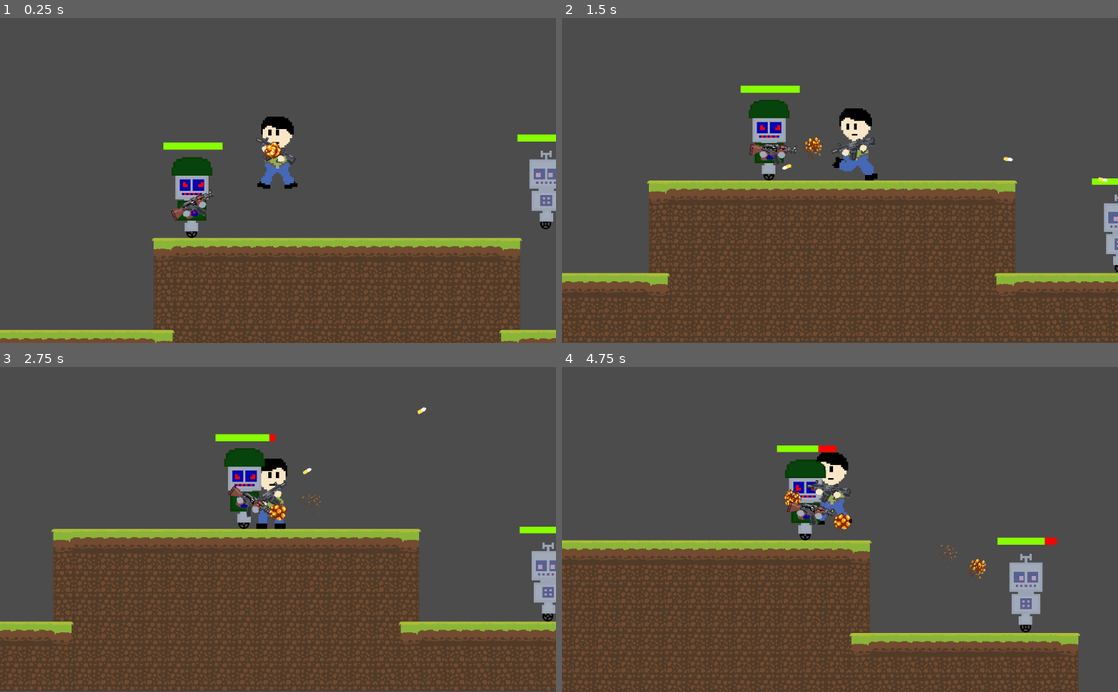
Above: before the commit, frames 1-4 (two rows, left to right).
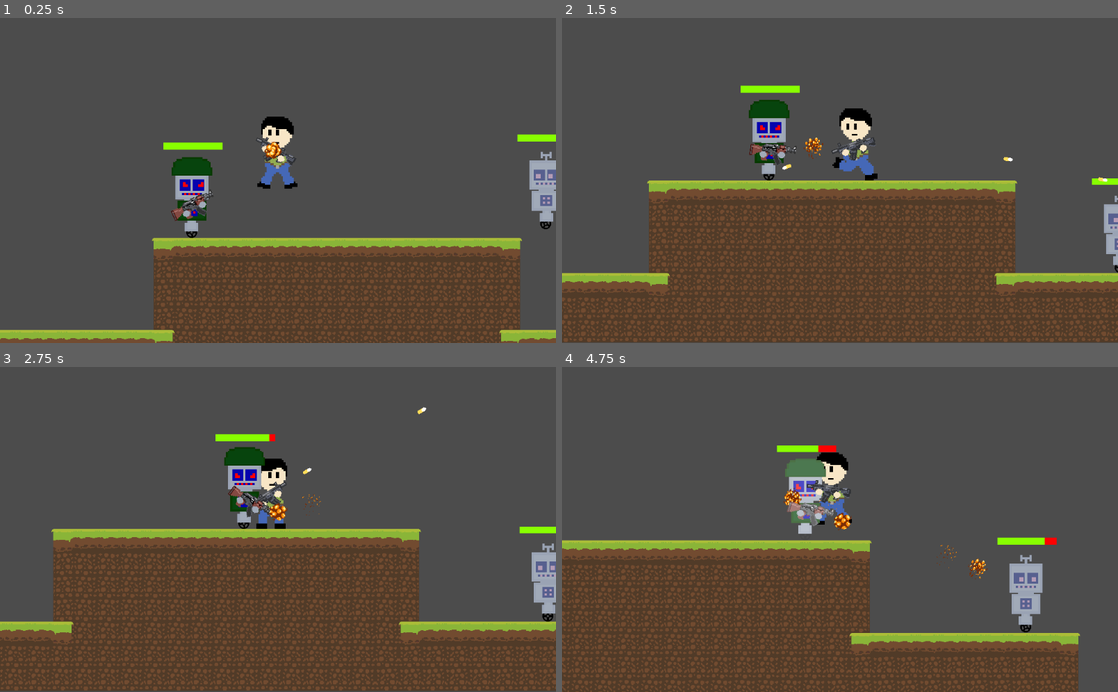
Above: after the commit, the same moments.

Repository: megarubber/green
Game: Godot game, scene res://levels/TestLevel.tscn
Two runs of this game, one before a commit and one after it. Both use one fixed random seed, a clock stepped at 60 frames per second and the inputs below.
Inputs (mouse positions are in pixels of both pictures, inside the frame that each line leads up to):
- Up to frame 1 (0.25 s): no input
- Up to frame 2 (1.5 s): move the mouse to (962, 164) at 0.52 s; press the mouse at (962, 164) at 0.53 s; hold Right (ui_right) from 0.53 s (still down); tap Up (ui_up) at 0.77 s; move the mouse to (728, 196) at 1.27 s; release the mouse at (728, 196) at 1.28 s; click (728, 196) at 1.35 s
- Up to frame 3 (2.75 s): tap Up (ui_up) at 1.52 s; move the mouse to (333, 458) at 2.02 s; release Right (ui_right) at 2.03 s; press the mouse at (333, 458) at 2.03 s; hold Left (ui_left) from 2.03 s (still down)
- Up to frame 4 (4.75 s): move the mouse to (812, 594) at 2.77 s; release Left (ui_left) at 2.78 s; release the mouse at (812, 594) at 2.78 s; hold Right (ui_right) 2.78-4.28 s; click (812, 594) at 2.85 s; tap Up (ui_up) at 3.02, 3.77, 4.52 s; move the mouse to (1006, 578) at 3.52 s; press the mouse at (1006, 578) at 3.53 s; move the mouse to (673, 480) at 4.27 s; release the mouse at (673, 480) at 4.28 s; hold Left (ui_left) from 4.28 s (still down); click (673, 480) at 4.35 s

The runs differ from the first frame. In frame 1, 0.1% of the frame differs, in the area x 95-100%, y 40-65%; in frame 2, less than 0.1%; in frame 3, 0.2%; in frame 4, 1.3%, in the area x 40-87%, y 28-82%.

Commit message:
fix: yield timer (BasicEnemy, FollowerEnemy & Bullets)

Diff:
--- a/enemy/sprites_enemy1/BasicEnemy.gd
+++ b/enemy/sprites_enemy1/BasicEnemy.gd
@@ -19,8 +19,8 @@
 onready var wheel = $Wheel
 onready var explosions = $Explosion
 
-# When starts, it will play hide explosions
 func _ready() -> void:
+	# When starts, it will play hide explosions
 	explosions.visible = false
 
 func _physics_process(_delta) -> void:
@@ -53,17 +53,17 @@
 		explosion.playing = true
 
 	# Sprite & lifebar invisibles
-	lifebar.visible = false
+	#lifebar.visible = false
 	sprite.visible = false
 	wheel.visible = false
 
 	# Wait a time before delete enemy
-	var t = Timer.new()
-	t.set_wait_time(0.3)
-	t.set_one_shot(true)
-	self.add_child(t)
-	t.start()
-	yield(t, "timeout")
+	var t_d = Timer.new()
+	t_d.set_wait_time(0.3)
+	t_d.set_one_shot(true)
+	self.add_child(t_d)
+	t_d.start()
+	yield(t_d, "timeout")
 	queue_free()
 
 # When bullet entered on damage area
--- a/enemy/sprites_enemy1/BasicEnemy.tscn
+++ b/enemy/sprites_enemy1/BasicEnemy.tscn
@@ -155,7 +155,7 @@
 position = Vector2( -2, 100 )
 scale = Vector2( 0.104576, 0.104576 )
 frames = SubResource( 6 )
-frame = 4
+frame = 5
 playing = true
 flip_h = true
 
@@ -164,10 +164,10 @@
 position = Vector2( -1, -5 )
 scale = Vector2( 0.613333, 0.613334 )
 frames = SubResource( 5 )
-frame = 1
 playing = true
 
 [node name="Explosion" type="Node2D" parent="."]
+visible = false
 position = Vector2( -23, -78 )
 scale = Vector2( 0.227539, 0.227539 )
 
--- a/enemy/sprites_enemy2/FollowerEnemy.gd
+++ b/enemy/sprites_enemy2/FollowerEnemy.gd
@@ -12,9 +12,14 @@
 onready var raycast = $RayCast2D
 onready var gun = $GunSprite
 onready var anim = $AnimationPlayer
+onready var head = $Head
 onready var eyes = $Head/Eyes
 onready var lifebar = $Lifebar
-onready var collider = $Collider
+onready var collider = $CollisionShape2D
+onready var damage_area = $DamageArea
+onready var explosions = $Explosion
+onready var body = $Body
+onready var detect_area = $DetectArea
 
 # Get Player Node
 onready var player_pos = get_parent().get_node("Player")
@@ -24,10 +29,21 @@
 var motion = Vector2()
 var direction = 1
 var speed = 0
+var timer = null
+var delay = 0.3
 
 func _ready():
-	# When created enemy, it's going to play default animation
+	# When created enemy, it will play default animation
 	anim.play("default")
+	# Explosions hide
+	explosions.visible = false
+
+	# Creating Timer
+	timer = Timer.new()
+	timer.set_one_shot(true)
+	timer.set_wait_time(delay)
+	timer.connect("timeout", self, "on_timeout_complete")
+	add_child(timer)
 
 # Flipping and Animation function
 func flip_and_animation() -> void:
@@ -55,7 +71,8 @@
 
 func _physics_process(_delta) -> void:
 	# Follow player's position
-	if founded:
+	# If enemy founded player
+	if founded && !lifebar.getDeath():
 		speed = SPEED_FOUNDED
 		if raycast.is_colliding():
 			motion = (player_pos.position - position).normalized()
@@ -69,7 +86,8 @@
 		# Basic Movement and Gravity
 		motion.y += GRAVITY
 		motion = move_and_slide(motion * speed)
-	else:
+	# Else: enemy runs like the basic enemy
+	elif !founded && !lifebar.getDeath():
 		speed = SPEED_NORMAL
 		# Basic Movement and Gravity
 		motion.x = speed * direction
@@ -80,7 +98,9 @@
 		if is_on_wall() || !raycast.is_colliding():
 			raycast.position.x *= -1
 			direction *= -1
-
+	else:
+		death()
+	# Call flip and animation function
 	flip_and_animation()
 
 func _on_Area2D_body_entered(_body) -> void:
@@ -89,5 +109,44 @@
 func _on_Area2D_body_exited(_body) -> void:
 	founded = false
 
-func _on_Collider_area_entered(_area):
+# Function that runs when the enemy dies
+func death():
+	# Disable collision (bullet & tileset)
+	damage_area.monitorable = false
+	damage_area.monitoring = false
+	collider.disabled = true
+	detect_area.monitorable = false
+	detect_area.monitoring = false
+
+	# Explosions visible
+	explosions.visible = true
+	for explosion in explosions.get_children():
+		# Each explosion will start play
+		explosion.playing = true
+
+	# Sprite & lifebar invisibles
+	#lifebar.visible = false
+	gun.visible = false
+	head.visible = false
+	wheel.visible = false
+	body.visible = false
+
+	# Wait a time before delete enemy
+	var t_d = Timer.new()
+	t_d.set_wait_time(0.3)
+	t_d.set_one_shot(true)
+	self.add_child(t_d)
+	t_d.start()
+	yield(t_d, "timeout")
+	queue_free()
+
+# When bullet entered on damage area
+func _on_DamageArea_area_entered(_area):
+	anim.play("flash")
+	# take damage
 	lifebar.damage(10)
+	timer.start()
+
+# When timer ends
+func on_timeout_complete() -> void:
+	anim.play("default")
--- a/enemy/sprites_enemy2/FollowerEnemy.tscn
+++ b/enemy/sprites_enemy2/FollowerEnemy.tscn
@@ -15,6 +15,32 @@
 [ext_resource path="res://enemy/sprites_enemy2/body.png" type="Texture" id=13]
 [ext_resource path="res://enemy/sprites_enemy2/head.png" type="Texture" id=14]
 [ext_resource path="res://others/lifebar/Lifebar.tscn" type="PackedScene" id=15]
+[ext_resource path="res://others/explosion/ex_7.png" type="Texture" id=16]
+[ext_resource path="res://others/explosion/ex_2.png" type="Texture" id=17]
+[ext_resource path="res://others/explosion/ex_4.png" type="Texture" id=18]
+[ext_resource path="res://others/explosion/ex_1.png" type="Texture" id=19]
+[ext_resource path="res://others/explosion/ex_5.png" type="Texture" id=20]
+[ext_resource path="res://others/explosion/ex_3.png" type="Texture" id=21]
+[ext_resource path="res://others/explosion/ex_6.png" type="Texture" id=22]
+[ext_resource path="res://others/explosion/ex_8.png" type="Texture" id=23]
+
+[sub_resource type="Shader" id=16]
+code = "shader_type canvas_item;
+render_mode blend_mix;
+
+uniform vec4 flash_color : hint_color = vec4(1.0);
+uniform float flash_modifier : hint_range(0.0, 1.0) = 0.0;
+
+void fragment() {
+	vec4 color = texture(TEXTURE, UV);
+	color.rgb = mix(color.rgb, flash_color.rgb, flash_modifier);
+	COLOR = color;
+}"
+
+[sub_resource type="ShaderMaterial" id=17]
+shader = SubResource( 16 )
+shader_param/flash_color = Color( 1, 1, 1, 1 )
+shader_param/flash_modifier = 0.0
 
 [sub_resource type="SpriteFrames" id=6]
 animations = [ {
@@ -23,6 +49,42 @@
 "name": "default",
 "speed": 20.0
 } ]
+
+[sub_resource type="Shader" id=14]
+code = "shader_type canvas_item;
+render_mode blend_mix;
+
+uniform vec4 flash_color : hint_color = vec4(1.0);
+uniform float flash_modifier : hint_range(0.0, 1.0) = 0.0;
+
+void fragment() {
+	vec4 color = texture(TEXTURE, UV);
+	color.rgb = mix(color.rgb, flash_color.rgb, flash_modifier);
+	COLOR = color;
+}"
+
+[sub_resource type="ShaderMaterial" id=15]
+shader = SubResource( 14 )
+shader_param/flash_color = Color( 1, 1, 1, 1 )
+shader_param/flash_modifier = 0.0
+
+[sub_resource type="Shader" id=21]
+code = "shader_type canvas_item;
+render_mode blend_mix;
+
+uniform vec4 flash_color : hint_color = vec4(1.0);
+uniform float flash_modifier : hint_range(0.0, 1.0) = 0.0;
+
+void fragment() {
+	vec4 color = texture(TEXTURE, UV);
+	color.rgb = mix(color.rgb, flash_color.rgb, flash_modifier);
+	COLOR = color;
+}"
+
+[sub_resource type="ShaderMaterial" id=22]
+shader = SubResource( 21 )
+shader_param/flash_color = Color( 1, 1, 1, 1 )
+shader_param/flash_modifier = 0.0
 
 [sub_resource type="SpriteFrames" id=8]
 animations = [ {
@@ -37,6 +99,24 @@
 "speed": 5.0
 } ]
 
+[sub_resource type="Shader" id=12]
+code = "shader_type canvas_item;
+render_mode blend_mix;
+
+uniform vec4 flash_color : hint_color = vec4(1.0);
+uniform float flash_modifier : hint_range(0.0, 1.0) = 0.0;
+
+void fragment() {
+	vec4 color = texture(TEXTURE, UV);
+	color.rgb = mix(color.rgb, flash_color.rgb, flash_modifier);
+	COLOR = color;
+}"
+
+[sub_resource type="ShaderMaterial" id=13]
+shader = SubResource( 12 )
+shader_param/flash_color = Color( 1, 1, 1, 1 )
+shader_param/flash_modifier = 0.0
+
 [sub_resource type="RectangleShape2D" id=4]
 extents = Vector2( 36.9076, 111.25 )
 
@@ -46,8 +126,94 @@
 [sub_resource type="RectangleShape2D" id=7]
 extents = Vector2( 601, 377.75 )
 
+[sub_resource type="Shader" id=18]
+code = "shader_type canvas_item;
+render_mode blend_mix;
+
+uniform vec4 flash_color : hint_color = vec4(1.0);
+uniform float flash_modifier : hint_range(0.0, 1.0) = 0.0;
+
+void fragment() {
+	vec4 color = texture(TEXTURE, UV);
+	color.rgb = mix(color.rgb, flash_color.rgb, flash_modifier);
+	COLOR = color;
+}"
+
+[sub_resource type="ShaderMaterial" id=19]
+shader = SubResource( 18 )
+shader_param/flash_color = Color( 1, 1, 1, 1 )
+shader_param/flash_modifier = 0.0
+
+[sub_resource type="SpriteFrames" id=23]
+animations = [ {
+"frames": [ ExtResource( 19 ), ExtResource( 17 ), ExtResource( 21 ), ExtResource( 18 ), ExtResource( 20 ), ExtResource( 22 ), ExtResource( 16 ), ExtResource( 23 ) ],
+"loop": true,
+"name": "default",
+"speed": 18.0
+} ]
+
 [sub_resource type="Animation" id=9]
 length = 0.001
+tracks/0/type = "value"
+tracks/0/path = NodePath("Head:material:shader_param/flash_modifier")
+tracks/0/interp = 1
+tracks/0/loop_wrap = true
+tracks/0/imported = false
+tracks/0/enabled = true
+tracks/0/keys = {
+"times": PoolRealArray( 0 ),
+"transitions": PoolRealArray( 1 ),
+"update": 0,
+"values": [ 0.0 ]
+}
+tracks/1/type = "value"
+tracks/1/path = NodePath("Wheel:material:shader_param/flash_modifier")
+tracks/1/interp = 1
+tracks/1/loop_wrap = true
+tracks/1/imported = false
+tracks/1/enabled = true
+tracks/1/keys = {
+"times": PoolRealArray( 0 ),
+"transitions": PoolRealArray( 1 ),
+"update": 0,
+"values": [ 0.0 ]
+}
+tracks/2/type = "value"
+tracks/2/path = NodePath("Body:material:shader_param/flash_modifier")
+tracks/2/interp = 1
+tracks/2/loop_wrap = true
+tracks/2/imported = false
+tracks/2/enabled = true
+tracks/2/keys = {
+"times": PoolRealArray( 0 ),
+"transitions": PoolRealArray( 1 ),
+"update": 0,
+"values": [ 0.0 ]
+}
+tracks/3/type = "value"
+tracks/3/path = NodePath("GunSprite:material:shader_param/flash_modifier")
+tracks/3/interp = 1
+tracks/3/loop_wrap = true
+tracks/3/imported = false
+tracks/3/enabled = true
+tracks/3/keys = {
+"times": PoolRealArray( 0 ),
+"transitions": PoolRealArray( 1 ),
+"update": 0,
+"values": [ 0.0 ]
+}
+tracks/4/type = "value"
+tracks/4/path = NodePath("Head/Eyes:material:shader_param/flash_modifier")
+tracks/4/interp = 1
+tracks/4/loop_wrap = true
+tracks/4/imported = false
+tracks/4/enabled = true
+tracks/4/keys = {
+"times": PoolRealArray( 0 ),
+"transitions": PoolRealArray( 1 ),
+"update": 0,
+"values": [ 0.0 ]
+}
 
 [sub_resource type="Animation" id=10]
 resource_name = "default"
@@ -79,12 +245,78 @@
 "values": [ ExtResource( 13 ) ]
 }
 
+[sub_resource type="Animation" id=20]
+resource_name = "flash"
+length = 0.3
+step = 0.01
+tracks/0/type = "value"
+tracks/0/path = NodePath("Head:material:shader_param/flash_modifier")
+tracks/0/interp = 1
+tracks/0/loop_wrap = true
+tracks/0/imported = false
+tracks/0/enabled = true
+tracks/0/keys = {
+"times": PoolRealArray( 0, 0.12, 0.3 ),
+"transitions": PoolRealArray( 1, 1, 1 ),
+"update": 0,
+"values": [ 0.0, 1.0, 0.0 ]
+}
+tracks/1/type = "value"
+tracks/1/path = NodePath("Wheel:material:shader_param/flash_modifier")
+tracks/1/interp = 1
+tracks/1/loop_wrap = true
+tracks/1/imported = false
+tracks/1/enabled = true
+tracks/1/keys = {
+"times": PoolRealArray( 0, 0.12, 0.3 ),
+"transitions": PoolRealArray( 1, 1, 1 ),
+"update": 0,
+"values": [ 0.0, 1.0, 0.0 ]
+}
+tracks/2/type = "value"
+tracks/2/path = NodePath("Body:material:shader_param/flash_modifier")
+tracks/2/interp = 1
+tracks/2/loop_wrap = true
+tracks/2/imported = false
+tracks/2/enabled = true
+tracks/2/keys = {
+"times": PoolRealArray( 0, 0.12, 0.3 ),
+"transitions": PoolRealArray( 1, 1, 1 ),
+"update": 0,
+"values": [ 0.0, 1.0, 0.0 ]
+}
+tracks/3/type = "value"
+tracks/3/path = NodePath("GunSprite:material:shader_param/flash_modifier")
+tracks/3/interp = 1
+tracks/3/loop_wrap = true
+tracks/3/imported = false
+tracks/3/enabled = true
+tracks/3/keys = {
+"times": PoolRealArray( 0, 0.12, 0.3 ),
+"transitions": PoolRealArray( 1, 1, 1 ),
+"update": 0,
+"values": [ 0.0, 1.0, 0.0 ]
+}
+tracks/4/type = "value"
+tracks/4/path = NodePath("Head/Eyes:material:shader_param/flash_modifier")
+tracks/4/interp = 1
+tracks/4/loop_wrap = true
+tracks/4/imported = false
+tracks/4/enabled = true
+tracks/4/keys = {
+"times": PoolRealArray( 0, 0.12, 0.3 ),
+"transitions": PoolRealArray( 1, 1, 1 ),
+"update": 0,
+"values": [ 0.0, 1.0, 0.0 ]
+}
+
 [node name="FollowerEnemy" type="KinematicBody2D"]
 collision_layer = 8
 collision_mask = 7
 script = ExtResource( 9 )
 
 [node name="Wheel" type="AnimatedSprite" parent="."]
+material = SubResource( 17 )
 position = Vector2( -2, 100 )
 scale = Vector2( 0.104576, 0.104576 )
 frames = SubResource( 6 )
@@ -92,18 +324,20 @@
 playing = true
 
 [node name="Head" type="Sprite" parent="."]
+material = SubResource( 15 )
 position = Vector2( -0.383204, -51.2653 )
 scale = Vector2( 0.613333, 0.613334 )
 texture = ExtResource( 14 )
 script = ExtResource( 1 )
 
 [node name="Eyes" type="AnimatedSprite" parent="Head"]
+material = SubResource( 22 )
 position = Vector2( 0, 25 )
 scale = Vector2( 1.1413, 1.1413 )
 frames = SubResource( 8 )
-animation = "angry"
 
 [node name="Body" type="Sprite" parent="."]
+material = SubResource( 13 )
 position = Vector2( -1, 53 )
 scale = Vector2( 0.613333, 0.613334 )
 texture = ExtResource( 13 )
@@ -112,13 +346,13 @@
 position = Vector2( -1, 3.75 )
 shape = SubResource( 4 )
 
-[node name="Collider" type="Area2D" parent="."]
+[node name="DamageArea" type="Area2D" parent="."]
 position = Vector2( -1, 53 )
 scale = Vector2( 0.613333, 0.613334 )
 collision_layer = 16
 collision_mask = 4
 
-[node name="CollisionShape2D" type="CollisionShape2D" parent="Collider"]
+[node name="CollisionShape2D" type="CollisionShape2D" parent="DamageArea"]
 position = Vector2( 1.54972e-06, -79.8912 )
 shape = SubResource( 11 )
 
@@ -136,6 +370,7 @@
 shape = SubResource( 7 )
 
 [node name="GunSprite" type="Sprite" parent="."]
+material = SubResource( 19 )
 position = Vector2( 4, 31 )
 scale = Vector2( 2.5, 2.5 )
 texture = ExtResource( 10 )
@@ -145,9 +380,40 @@
 [node name="Muzzle" type="Position2D" parent="GunSprite"]
 position = Vector2( 21.2, -8 )
 
+[node name="Explosion" type="Node2D" parent="."]
+visible = false
+position = Vector2( -23, -78 )
+scale = Vector2( 0.227539, 0.227539 )
+
+[node name="1" type="AnimatedSprite" parent="Explosion"]
+modulate = Color( 0.607843, 1, 0, 1 )
+position = Vector2( -17.5794, 681.202 )
+frames = SubResource( 23 )
+
+[node name="2" type="AnimatedSprite" parent="Explosion"]
+modulate = Color( 0.607843, 1, 0, 1 )
+position = Vector2( 13.1845, 57.1331 )
+frames = SubResource( 23 )
+
+[node name="3" type="AnimatedSprite" parent="Explosion"]
+modulate = Color( 0.607843, 1, 0, 1 )
+position = Vector2( 241.717, 184.584 )
+frames = SubResource( 23 )
+
+[node name="4" type="AnimatedSprite" parent="Explosion"]
+modulate = Color( 0.607843, 1, 0, 1 )
+position = Vector2( -87.897, 351.588 )
+frames = SubResource( 23 )
+
+[node name="5" type="AnimatedSprite" parent="Explosion"]
+modulate = Color( 0.607843, 1, 0, 1 )
+position = Vector2( 210.953, 443.88 )
+frames = SubResource( 23 )
+
 [node name="AnimationPlayer" type="AnimationPlayer" parent="."]
 anims/RESET = SubResource( 9 )
 anims/default = SubResource( 10 )
+anims/flash = SubResource( 20 )
 
 [node name="Lifebar" parent="." instance=ExtResource( 15 )]
 margin_left = -80.0
@@ -156,6 +422,6 @@
 margin_bottom = -84.0
 rect_scale = Vector2( 0.3, 0.3 )
 
-[connection signal="area_entered" from="Collider" to="." method="_on_Collider_area_entered"]
+[connection signal="area_entered" from="DamageArea" to="." method="_on_DamageArea_area_entered"]
 [connection signal="body_entered" from="DetectArea" to="." method="_on_Area2D_body_entered"]
 [connection signal="body_exited" from="DetectArea" to="." method="_on_Area2D_body_exited"]
--- a/guns/EnemyGun.gd
+++ b/guns/EnemyGun.gd
@@ -8,6 +8,8 @@
 # Variables
 var can_fire = true
 var velocity = Vector2(0, 0)
+var timer = null
+var delay = 0.5
 
 # Scene Referecing
 var bullet = preload("res://others/bullet/EnemyBullet.tscn")
@@ -17,7 +19,18 @@
 onready var player_pos = get_tree().current_scene.get_node("Player")
 
 func _ready() -> void:
+	# Creating Timer
+	timer = Timer.new()
+	timer.set_one_shot(true)
+	timer.set_wait_time(delay)
+	timer.connect("timeout", self, "on_timeout_complete")
+	add_child(timer)
+
 	set_as_toplevel(true)
+
+# When timer ends
+func on_timeout_complete() -> void:
+	can_fire = true
 
 func shotting() -> void: # Shotting with gun
 	var bullet_instance = bullet.instance()
@@ -31,8 +44,7 @@
 
 	get_parent().add_child(bullet_instance)
 	can_fire = false
-	yield(get_tree().create_timer(0.5), "timeout")
-	can_fire = true
+	timer.start()
 
 func _physics_process(_delta: float) -> void:
 	position += velocity
--- a/others/bullet/Bullet.gd
+++ b/others/bullet/Bullet.gd
@@ -4,14 +4,27 @@
 export var speed = 1500
 var touched = false
 var in_area = false
+var timer = null
+var delay = 0.7
 
 # Nodes Referencing
 onready var animation = $AnimationBullet
 onready var collision = $CollisionShape2D
 
 func _ready() -> void:
+	# Creating Timer
+	timer = Timer.new()
+	timer.set_one_shot(true)
+	timer.set_wait_time(delay)
+	timer.connect("timeout", self, "on_timeout_complete")
+	add_child(timer)
+
 	animation.play("Default")
 	set_as_toplevel(true)
+
+# When timer ends
+func on_timeout_complete() -> void:
+	queue_free()
 
 func _process(delta: float) -> void:
 	# Movement of bullet
@@ -31,6 +44,5 @@
 		touched = true
 		collision.set_deferred("disabled", true)
 		animation.play("Explosion")
-		yield(get_tree().create_timer(0.7), "timeout")
-		queue_free()
+		timer.start()
 		return
Not shown: 1 places in enemy/sprites_enemy2/FollowerEnemy.tscn that only renumber resources
